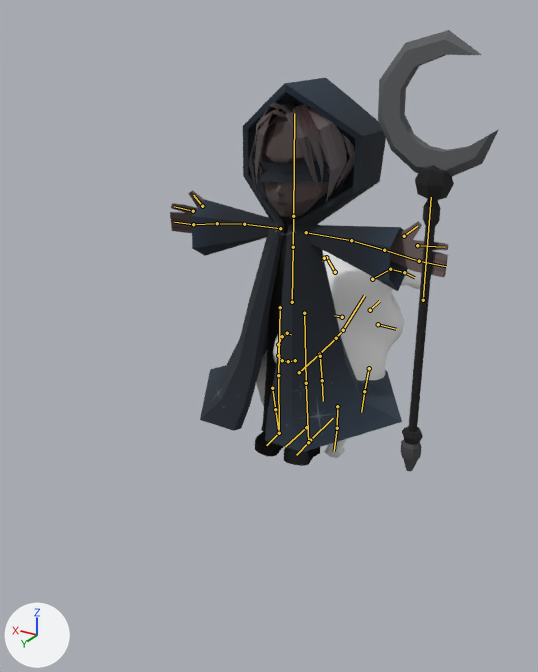
Renders of the Blender file actors/characters/npcs/piglet/interactions_with_player.blend from each side of a commit.
One viewpoint serves both versions: a 50 mm camera at (-1.79, 3.18, 2.25) aimed at (-0.06, 0.28, 0.8). Arrows for +X, +Y and +Z are at lower left; the lights stay in place. The bones that bend it are drawn over the model as lines.

The first picture shows 'Plane', 'blind_fold', 'body', 'cloak', 'staff'.
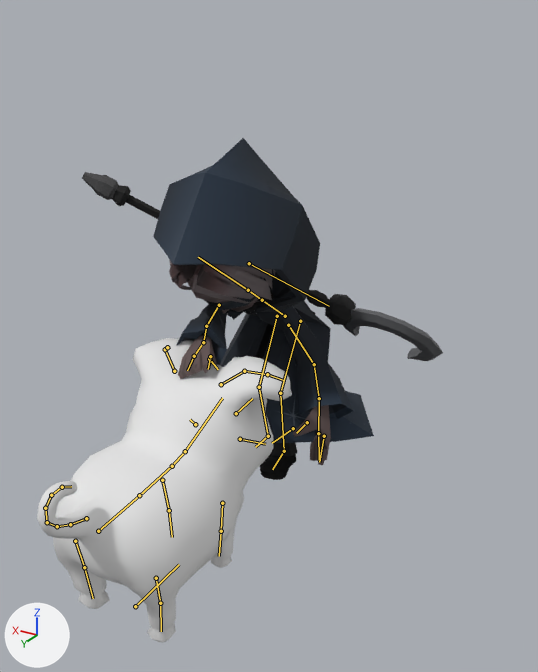
The newer file adds an action. The first version stands in its rest pose; the second is drawn at frame 56 of the action 'PigletPet3'.

Boxes (x1, y1, x2, y2) around the edits, measured in the pictures (538 x 672 px):
'cloak', posed (18% shorter): before (192, 78, 407, 452); after (153, 138, 374, 443)
'Plane', posed (54% wider, 47% taller): before (256, 251, 421, 458); after (37, 338, 292, 643)
'body', posed: before (170, 102, 448, 466); after (169, 259, 331, 480)
'staff', posed (197% wider, 57% shorter): before (378, 30, 499, 472); after (82, 172, 443, 361)
'blind_fold', posed: before (259, 161, 330, 184); after (204, 277, 262, 310)
bone 'root', root to tip: before (310, 440) to (333, 418); after (135, 606) to (179, 564)
bone 'hip', root to tip: before (299, 372) to (319, 354); after (98, 531) to (139, 495)
bone 'arm_r', root to tip: before (369, 368) to (364, 391); after (222, 503) to (221, 531)
bone 'forearm_r', root to tip: before (364, 391) to (361, 412); after (221, 531) to (219, 556)
bone 'calf_l', root to tip: before (275, 409) to (279, 434); after (84, 567) to (93, 598)
bone 'leg_r', root to tip: before (337, 406) to (337, 428); after (156, 578) to (160, 603)
bone 'calf_r', root to tip: before (337, 428) to (334, 451); after (160, 603) to (161, 631)
bone 'root', root to tip: before (306, 427) to (285, 446); after (293, 428) to (272, 443)
bone 'hip', root to tip: before (292, 302) to (293, 247); after (285, 316) to (262, 300)
bone 'upper_arm_l', root to tip: before (306, 232) to (351, 240); after (288, 325) to (314, 364)
bone 'lower_arm_l', root to tip: before (351, 240) to (384, 250); after (314, 364) to (319, 398)
bone 'hand_l', root to tip: before (384, 250) to (419, 261); after (319, 398) to (318, 433)
bone 'fingers_l', root to tip: before (419, 261) to (446, 266); after (318, 433) to (319, 460)
bone 'thumb_l', root to tip: before (404, 236) to (417, 226); after (307, 422) to (296, 433)
bone 'pointer_l', root to tip: before (417, 245) to (444, 247); after (324, 436) to (319, 462)
bone 'head', root to tip: before (293, 216) to (294, 113); after (248, 290) to (198, 257)
bone 'upper_arm_r', root to tip: before (280, 228) to (244, 224); after (219, 305) to (206, 326)
bone 'lower_arm_r', root to tip: before (244, 224) to (217, 223); after (206, 326) to (203, 342)
bone 'hand_r', root to tip: before (217, 223) to (193, 224); after (203, 342) to (194, 356)
bone 'fingers_r', root to tip: before (193, 224) to (174, 222); after (194, 356) to (187, 370)
bone 'thumb_r', root to tip: before (202, 206) to (193, 195); after (209, 359) to (218, 369)
bone 'pointer_r', root to tip: before (193, 211) to (174, 206); after (210, 356) to (208, 369)
bone 'upper_leg_l', root to tip: before (304, 313) to (306, 383); after (300, 321) to (280, 393)
bone 'lower_leg_l', root to tip: before (306, 383) to (308, 442); after (280, 393) to (284, 451)
bone 'foot_l', root to tip: before (308, 442) to (296, 455); after (284, 451) to (272, 469)
bone 'upper_leg_r', root to tip: before (280, 307) to (278, 375); after (277, 316) to (259, 387)
bone 'lower_leg_r', root to tip: before (278, 375) to (279, 433); after (259, 387) to (268, 436)
bone 'foot_r', root to tip: before (279, 433) to (266, 445); after (268, 436) to (255, 447)
bone 'staff', root to tip: before (423, 300) to (431, 197); after (249, 263) to (329, 306)

The change in detail:
Bone 'root' (bone_root) moves from (0.0, 0.0, 0.0) to (-0.014, -1.631, -0.008).
Bone 'hip' (bone_hip) moves from (0.0, 0.0, 0.0) to (0.001, -0.003, -0.008).
Bone 'arm_r' (bone_arm_r) turns from (0, 0, 0) to (2, 0, 0) degrees about its own x, y and z.
Bone 'forearm_r' (bone_forearm_r) turns from (0, 0, 0) to (-3, 0, 0) degrees about its own x, y and z.
Bone 'calf_l' (bone_calf_l) turns from (0, 0, 0) to (-3, 0, 0) degrees about its own x, y and z.
Bone 'leg_r' (bone_leg_r) turns from (0, 0, 0) to (1, 0, 0) degrees about its own x, y and z.
Bone 'calf_r' (bone_calf_r) turns from (0, 0, 0) to (-4, 0, 0) degrees about its own x, y and z.
Bone 'root' (bone_root_) moves from (0.0, 0.0, 0.0) to (0.101, -0.019, -0.048).
Bone 'root' (bone_root_) turns from (0, 0, 0) to (6, 0, 0) degrees about its own x, y and z.
Bone 'hip' (bone_hip_) moves from (0.0, 0.0, 0.0) to (-0.001, -0.106, 0.001).
Bone 'hip' (bone_hip_) turns from (0, 0, 0) to (-61, 0, 0) degrees about its own x, y and z.
Bone 'upper_arm_l' (bone_upper_arm_l) moves from (0.0, 0.0, 0.0) to (-0.141, 0.083, -0.1).
Bone 'upper_arm_l' (bone_upper_arm_l) turns from (0, 0, 0) to (-47, -1, 33) degrees about its own x, y and z.
Bone 'lower_arm_l' (bone_lower_arm_l) turns from (0, 0, 0) to (-24, 37, -24) degrees about its own x, y and z.
Bone 'hand_l' (bone_hand_l) turns from (0, 0, 0) to (-18, -7, 7) degrees about its own x, y and z.
Bone 'fingers_l' (bone_fingers_l) turns from (0, 0, 0) to (18, -58, -20) degrees about its own x, y and z.
Bone 'thumb_l' (bone_thumb_l) moves from (0.0, 0.0, 0.0) to (-0.028, 0.024, -0.041).
Bone 'thumb_l' (bone_thumb_l) turns from (0, 0, 0) to (-31, 26, -14) degrees about its own x, y and z.
Bone 'pointer_l' (bone_pointer_l) moves from (0.0, 0.0, 0.0) to (-0.033, 0.035, 0.015).
Bone 'pointer_l' (bone_pointer_l) turns from (0, 0, 0) to (-19, -42, 9) degrees about its own x, y and z.
Bone 'head' (bone_head) turns from (0, 0, 0) to (-1, -2, 1) degrees about its own x, y and z.
Bone 'upper_arm_r' (bone_upper_arm_r) moves from (0.0, 0.0, 0.0) to (0.024, 0.123, -0.103).
Bone 'upper_arm_r' (bone_upper_arm_r) turns from (0, 0, 0) to (-141, 27, -37) degrees about its own x, y and z.
Bone 'lower_arm_r' (bone_lower_arm_r) turns from (0, 0, 0) to (-5, -67, 3) degrees about its own x, y and z.
Bone 'hand_r' (bone_hand_r) moves from (0.0, 0.0, 0.0) to (-0.008, -0.004, -0.005).
Bone 'hand_r' (bone_hand_r) turns from (0, 0, 0) to (7, -26, 1) degrees about its own x, y and z.
Bone 'fingers_r' (bone_fingers_r) turns from (0, 0, 0) to (-2, -3, -9) degrees about its own x, y and z.
Bone 'thumb_r' (bone_thumb_r) moves from (0.0, 0.0, 0.0) to (0.047, -0.153, -0.062).
Bone 'thumb_r' (bone_thumb_r) turns from (0, 0, 0) to (-42, -23, -24) degrees about its own x, y and z.
Bone 'pointer_r' (bone_pointer_r) moves from (0.0, 0.0, 0.0) to (0.029, 0.01, -0.033).
Bone 'pointer_r' (bone_pointer_r) turns from (0, 0, 0) to (1, -30, -10) degrees about its own x, y and z.
Bone 'upper_leg_l' (bone_upper_leg_l) turns from (0, 0, 0) to (-90, -1, 3) degrees about its own x, y and z.
Bone 'lower_leg_l' (bone_lower_leg_l) turns from (0, 0, 0) to (36, 1, 0) degrees about its own x, y and z.
Bone 'foot_l' (bone_foot_l) turns from (0, 0, 0) to (15, 0, 0) degrees about its own x, y and z.
Bone 'upper_leg_r' (bone_upper_leg_r) turns from (0, 0, 0) to (-83, 1, -2) degrees about its own x, y and z.
Bone 'lower_leg_r' (bone_lower_leg_r) turns from (0, 0, 0) to (39, -1, 0) degrees about its own x, y and z.
Bone 'foot_r' (bone_foot_r) turns from (0, 0, 0) to (-15, 0, 0) degrees about its own x, y and z.
Bone 'staff' (bone_staff) moves from (0.0, 0.0, 0.0) to (0.839, 0.059, -0.222).
Bone 'staff' (bone_staff) turns from (0, 0, 0) to (42, 34, 149) degrees about its own x, y and z.
